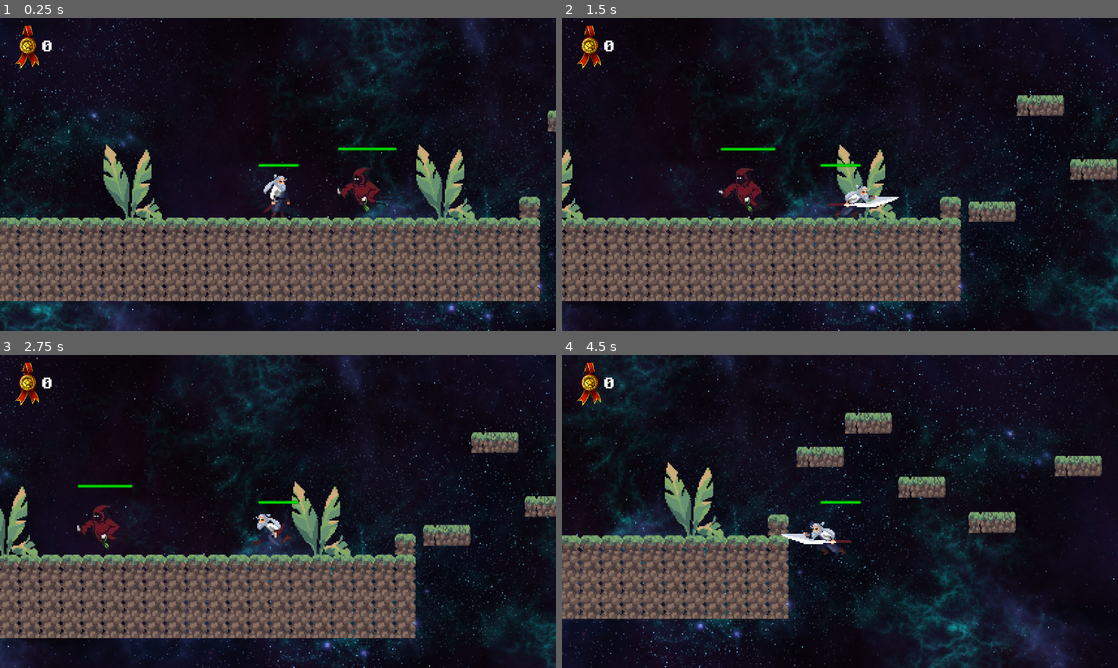
Above: before the commit, frames 1-4 (two rows, left to right).
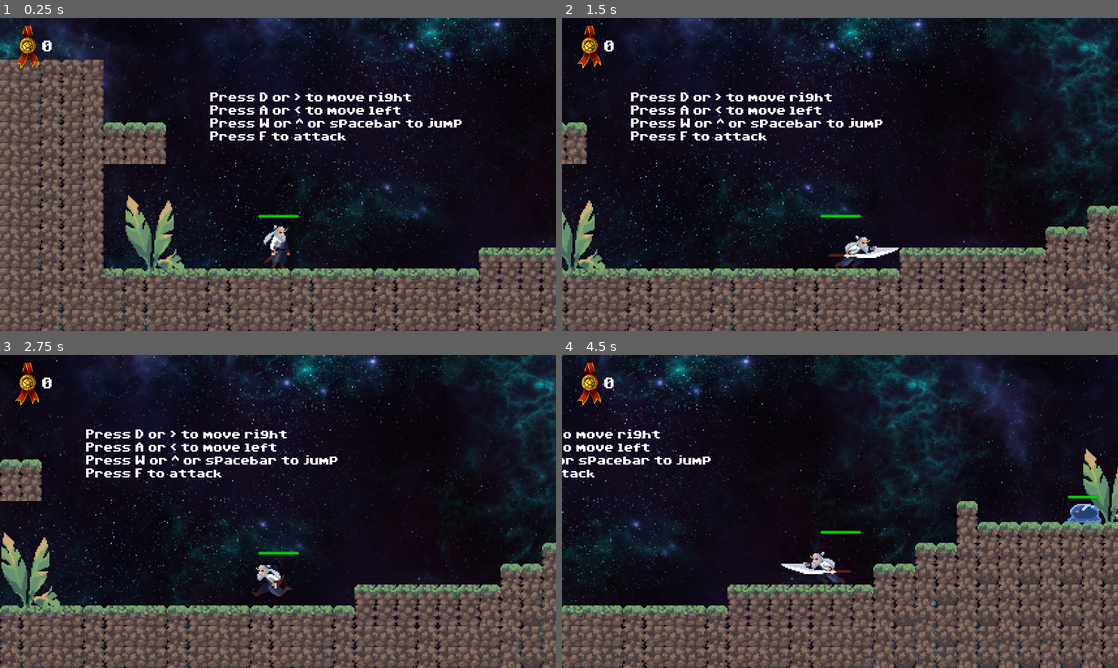
Above: after the commit, the same moments.

Repository: CarlesRa/shadow-of-happiness
Game: Godot game, scene res://scenes/levels/level01/level_01_world.tscn
Same seed, same stepped clock (60 frames per second), same inputs: the game is played once before the commit and once after it. This scene is started directly instead of the project's main scene. Sound files missing from this copy of the repository are replaced by a short silence.
Inputs:
- Up to frame 1 (0.25 s): no input
- Up to frame 2 (1.5 s): tap D at 0.5, 1.25 s; hold Right (move_right) from 0.53 s (still down); tap F (attack) at 0.6, 1.35 s; tap Space (jump) at 0.77 s
- Up to frame 3 (2.75 s): tap Space (jump) at 1.52 s; tap D at 2 s; release Right (move_right) at 2.03 s; hold Left (move_left) from 2.03 s (still down); tap F (attack) at 2.1 s
- Up to frame 4 (4.5 s): tap D at 2.75, 3.5, 4.25 s; release Left (move_left) at 2.78 s; hold Right (move_right) 2.78-4.28 s; tap F (attack) at 2.85, 3.6, 4.35 s; tap Space (jump) at 3.02, 3.77 s; hold Left (move_left) from 4.28 s (still down)

The runs differ from the first frame. In frame 1, 53% of the frame differs, in the area x 0-100%, y 0-100%; in frame 2, 47%; in frame 3, 46%; in frame 4, 54%.

Commit message:
adjust level an enemy

Diff:
--- a/scenes/levels/level01/level_01_world.tscn
+++ b/scenes/levels/level01/level_01_world.tscn
@@ -127,7 +127,7 @@
 "times": PackedFloat32Array(0, 1.5),
 "transitions": PackedFloat32Array(1, 1),
 "update": 0,
-"values": [Vector2(1165, 505), Vector2(1304, 505)]
+"values": [Vector2(1409, 551), Vector2(1549, 551)]
 }
 
 [sub_resource type="Animation" id="Animation_svpqn"]
@@ -151,6 +151,44 @@
 _data = {
 "RESET": SubResource("Animation_ymh0y"),
 "move": SubResource("Animation_svpqn")
+}
+
+[sub_resource type="Animation" id="Animation_jo3dh"]
+resource_name = "move"
+length = 2.0
+loop_mode = 2
+tracks/0/type = "value"
+tracks/0/imported = false
+tracks/0/enabled = true
+tracks/0/path = NodePath(".:position")
+tracks/0/interp = 1
+tracks/0/loop_wrap = true
+tracks/0/keys = {
+"times": PackedFloat32Array(0, 2),
+"transitions": PackedFloat32Array(1, 1),
+"update": 0,
+"values": [Vector2(2466, 463), Vector2(2466, 557)]
+}
+
+[sub_resource type="Animation" id="Animation_p7vvh"]
+length = 0.001
+tracks/0/type = "value"
+tracks/0/imported = false
+tracks/0/enabled = true
+tracks/0/path = NodePath(".:position")
+tracks/0/interp = 1
+tracks/0/loop_wrap = true
+tracks/0/keys = {
+"times": PackedFloat32Array(0),
+"transitions": PackedFloat32Array(1),
+"update": 0,
+"values": [Vector2(2466, 463)]
+}
+
+[sub_resource type="AnimationLibrary" id="AnimationLibrary_nixtt"]
+_data = {
+"RESET": SubResource("Animation_p7vvh"),
+"move": SubResource("Animation_jo3dh")
 }
 
 [sub_resource type="Animation" id="Animation_uxnup"]
@@ -378,25 +416,25 @@
 collision_mask = 2
 
 [node name="GreenPotion2" parent="Potions" instance=ExtResource("9_en78e")]
-position = Vector2(2387, 425)
+position = Vector2(2287, 359)
 collision_mask = 2
 
 [node name="GreenPotion3" parent="Potions" instance=ExtResource("9_en78e")]
-position = Vector2(2104, 519)
+position = Vector2(2144, 352)
 collision_mask = 2
 
 [node name="GreenPotion4" parent="Potions" instance=ExtResource("9_en78e")]
-position = Vector2(2481, 464)
+position = Vector2(2467, 430)
 collision_mask = 2
 
 [node name="GreenPotion5" parent="Potions" instance=ExtResource("9_en78e")]
-position = Vector2(2533, 426)
+position = Vector2(2396, 431)
 collision_mask = 2
 
 [node name="Platforms" type="Node" parent="."]
 
 [node name="PlatformCave01" parent="Platforms" instance=ExtResource("9_55hso")]
-position = Vector2(1165, 505)
+position = Vector2(1409, 551)
 
 [node name="AnimationPlayer" type="AnimationPlayer" parent="Platforms/PlatformCave01"]
 libraries = {
@@ -405,10 +443,10 @@
 autoplay = "RESET"
 
 [node name="PlatformCave02" parent="Platforms" instance=ExtResource("9_55hso")]
-position = Vector2(1911, 479)
+position = Vector2(2043, 506)
 
 [node name="PlatformCave03" parent="Platforms" instance=ExtResource("9_55hso")]
-position = Vector2(1972, 458)
+position = Vector2(1970, 477)
 
 [node name="PlatformCave04" parent="Platforms" instance=ExtResource("9_55hso")]
 position = Vector2(2032, 435)
@@ -418,6 +456,21 @@
 
 [node name="PlatformCave07" parent="Platforms" instance=ExtResource("9_55hso")]
 position = Vector2(2286, 395)
+
+[node name="PlatformCave10" parent="Platforms" instance=ExtResource("9_55hso")]
+position = Vector2(2325, 495)
+
+[node name="PlatformCave18" parent="Platforms" instance=ExtResource("9_55hso")]
+position = Vector2(2397, 463)
+
+[node name="PlatformCave19" parent="Platforms" instance=ExtResource("9_55hso")]
+position = Vector2(2466, 463)
+
+[node name="AnimationPlayer" type="AnimationPlayer" parent="Platforms/PlatformCave19"]
+libraries = {
+"": SubResource("AnimationLibrary_nixtt")
+}
+autoplay = "move"
 
 [node name="PlatformCave08" parent="Platforms" instance=ExtResource("9_55hso")]
 position = Vector2(2142, 390)
@@ -495,24 +548,16 @@
 position = Vector2(1147, 597)
 collision_mask = 3
 
-[node name="Slime4" parent="Enemies/Slimes" instance=ExtResource("5_tvepu")]
-position = Vector2(1356, 549)
-collision_mask = 3
-
 [node name="Slime5" parent="Enemies/Slimes" instance=ExtResource("5_tvepu")]
 position = Vector2(1604, 548)
 collision_mask = 3
 
-[node name="Slime6" parent="Enemies/Slimes" instance=ExtResource("5_tvepu")]
-position = Vector2(1820, 548)
-collision_mask = 3
-
 [node name="Slime7" parent="Enemies/Slimes" instance=ExtResource("5_tvepu")]
 position = Vector2(1943, 549)
 collision_mask = 3
 
 [node name="Slime8" parent="Enemies/Slimes" instance=ExtResource("5_tvepu")]
-position = Vector2(2311, 478)
+position = Vector2(2325, 478)
 collision_mask = 3
 direction = 0
 
--- a/scripts/enemies/enemy_base.gd
+++ b/scripts/enemies/enemy_base.gd
@@ -66,7 +66,9 @@
 	if player_detected: attack()
 	else: walk()
 
-func take_damage(amount: float) -> void:
+func take_damage(amount: float, body: Node2D) -> void:
+	if body.animated_sprite.flip_h: direction = 1
+	else: direction = -1
 	life_bar.value -= amount
 	attacked()
 	if life_bar.value <= 0 and not is_death:
--- a/scripts/levels/level01/level_01_world.gd
+++ b/scripts/levels/level01/level_01_world.gd
@@ -3,6 +3,6 @@
 
 func _ready() -> void:
 	Vars.player_points = Vars.player_points_initial_value
-	#player.position = Vars.player_position
+	player.position = Vars.player_position
 	var interface = preload("res://scenes/ui/interface.tscn").instantiate()
 	add_child(interface)
--- a/scripts/player/player.gd
+++ b/scripts/player/player.gd
@@ -118,7 +118,7 @@
 
 func apply_attack_area(body: Node2D) -> void:
 	if body.is_in_group(Consts.GROUP_ENEMIES) and is_attacking:
-		body.take_damage(PlayerConfig.force)
+		body.take_damage(PlayerConfig.force, self)
 
 func _on_camera_area_body_entered(body: Node2D) -> void:
 	body.enable_audio()
Not shown: 1 places in scenes/levels/level01/level_01_world.tscn that only renumber resources
